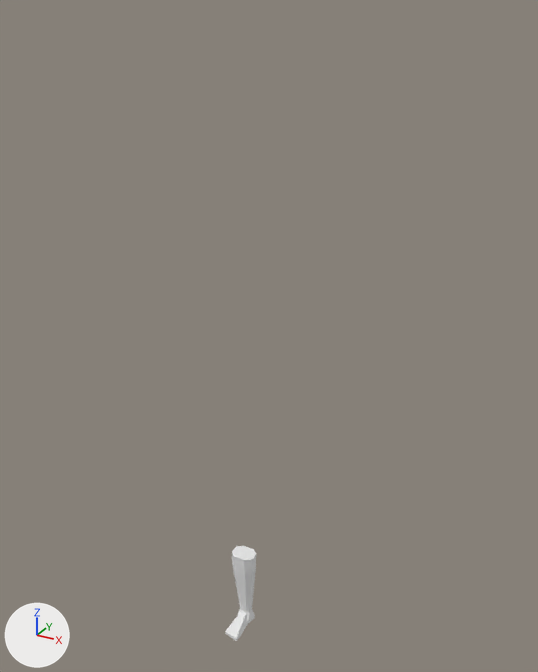
An edit to the OBJ model GAME/resources/modBody/rightShin/rightShin.obj, drawn before and after from the same camera.
Before and after are seen from a camera (50 mm lens) standing at (9.37, -15.41, 16.15) and looking at (0.56, 0.62, 8.14). Arrows for +X, +Y and +Z are at lower left; the lights stay in place. The first picture is the older version. Where no turn or scale is listed for an object, it has been applied to the vertices.

In view in the first picture: 'rightShin'.
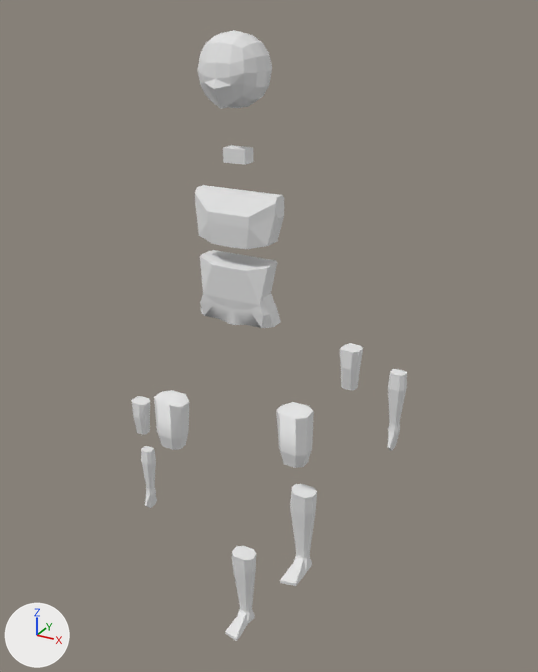
The newer file is also turned or shifted as a whole; pictures and numbers use the older file's frame.

Pixel boxes (x1, y1, x2, y2) of what changed, in the pictures (538 x 672 px):
'stmach', added
    after: (200, 250, 281, 328)
'chest', added
    after: (195, 185, 284, 249)
'head', added
    after: (198, 30, 272, 109)
'leftShin', added
    after: (280, 484, 317, 586)
'leftThigh', added
    after: (276, 402, 314, 468)
'rightThigh', added
    after: (154, 390, 189, 450)
'leftForeArm', added
    after: (388, 369, 407, 451)
'leftUpperArm', added
    after: (340, 343, 363, 391)
'rightForeArm', added
    after: (141, 446, 157, 508)
'rightUpperArm', added
    after: (131, 396, 150, 435)
'neck', added
    after: (223, 145, 253, 165)

The change, as a diff of the scene's bpy script:
```diff
--- a/GAME/resources/modBody/rightShin/rightShin.obj.py
+++ b/GAME/resources/modBody/rightShin/rightShin.obj.py
@@ mat_material_001 @@
+mat_material_001 = principled_material('Material.001')
+mat_material_001.base_color = (0.8, 0.8, 0.8)  # white #e7e7e7
@@ me_stmach @@
+me_stmach.from_pydata(...)  # 62 vertices, 120 faces; spans x -1.08..1.12, y -0.43..0.6, z 7.6..9.29
+me_stmach.materials.append(mat_マテリアル)  # white #e7e7e7
@@ me_rightupperarm @@
+me_rightupperarm.from_pydata(...)  # 32 vertices, 60 faces; spans x -3.802..-3.297, y -0.174..0.311, z 3.184..4.266
+me_rightupperarm.materials.append(mat_マテリアル)  # white #e7e7e7
@@ me_rightthigh @@
+me_rightthigh.from_pydata(...)  # 32 vertices, 60 faces; spans x -2.85..-1.87, y -0.34..0.44, z 3.11..4.68
+me_rightthigh.materials.append(mat_マテリアル)  # white #e7e7e7
@@ me_rightforearm @@
+me_rightforearm.from_pydata(...)  # 64 vertices, 124 faces; spans x -3.62..-3.22, y -0.23..0.33, z 0.46..2.59
+me_rightforearm.materials.append(mat_マテリアル)  # white #e7e7e7
@@ me_neck @@
+me_neck.from_pydata(...)  # 12 vertices, 20 faces; spans x -0.287..0.321, y -0.109..0.283, z 11.681..12.027
+me_neck.materials.append(mat_マテリアル)  # white #e7e7e7
@@ me_leftupperarm @@
+me_leftupperarm.from_pydata(...)  # 32 vertices, 60 faces; spans x 2.895..3.401, y -0.174..0.311, z 6.402..7.483
+me_leftupperarm.materials.append(mat_マテリアル)  # white #e7e7e7
@@ me_leftthigh @@
+me_leftthigh.from_pydata(...)  # 32 vertices, 60 faces; spans x 1.13..2.11, y -0.34..0.44, z 3.78..5.35
+me_leftthigh.materials.append(mat_マテリアル)  # white #e7e7e7
@@ me_leftshin @@
+me_leftshin.from_pydata(...)  # 60 vertices, 116 faces; spans x 1.6..2.31, y -0.86..0.4, z 0.29..2.91
+me_leftshin.materials.append(mat_マテリアル)  # white #e7e7e7
@@ me_leftforearm @@
+me_leftforearm.from_pydata(...)  # 64 vertices, 124 faces; spans x 4.18..4.58, y -0.23..0.33, z 4.97..7.11
+me_leftforearm.materials.append(mat_マテリアル)  # white #e7e7e7
@@ me_head @@
+me_head.from_pydata(...)  # 98 vertices, 192 faces; spans x -0.84..0.84, y -0.9..0.91, z 12.93..14.61
+me_head.materials.append(mat_material_001)  # white #e7e7e7
@@ me_chest @@
+me_chest.from_pydata(...)  # 48 vertices, 92 faces; spans x -1.16..1.19, y -0.47..0.46, z 9.7..10.98
+me_chest.materials.append(mat_マテリアル)  # white #e7e7e7
@@ ob_stmach @@
+ob_stmach = bpy.data.objects.new('stmach', me_stmach)
+ob_stmach.location = (0.0, 0.0, 1.1)
@@ ob_rightupperarm @@
+ob_rightupperarm = bpy.data.objects.new('rightUpperArm', me_rightupperarm)
+ob_rightupperarm.location = (0.0, 0.0, 1.1)
@@ ob_rightthigh @@
+ob_rightthigh = bpy.data.objects.new('rightThigh', me_rightthigh)
+ob_rightthigh.location = (0.0, 0.0, 1.1)
@@ ob_rightforearm @@
+ob_rightforearm = bpy.data.objects.new('rightForeArm', me_rightforearm)
+ob_rightforearm.location = (0.0, 0.0, 1.1)
@@ ob_neck @@
+ob_neck = bpy.data.objects.new('neck', me_neck)
+ob_neck.location = (0.0, 0.0, 1.1)
@@ ob_leftupperarm @@
+ob_leftupperarm = bpy.data.objects.new('leftUpperArm', me_leftupperarm)
+ob_leftupperarm.location = (0.0, 0.0, 1.1)
@@ ob_leftthigh @@
+ob_leftthigh = bpy.data.objects.new('leftThigh', me_leftthigh)
+ob_leftthigh.location = (0.0, 0.0, 1.1)
@@ ob_leftshin @@
+ob_leftshin = bpy.data.objects.new('leftShin', me_leftshin)
+ob_leftshin.location = (0.0, 0.0, 1.1)
@@ ob_leftforearm @@
+ob_leftforearm = bpy.data.objects.new('leftForeArm', me_leftforearm)
+ob_leftforearm.location = (0.0, 0.0, 1.1)
@@ ob_head @@
+ob_head = bpy.data.objects.new('head', me_head)
+ob_head.location = (0.0, 0.0, 1.1)
@@ ob_chest @@
+ob_chest = bpy.data.objects.new('chest', me_chest)
+ob_chest.location = (0.0, 0.0, 1.1)
```
